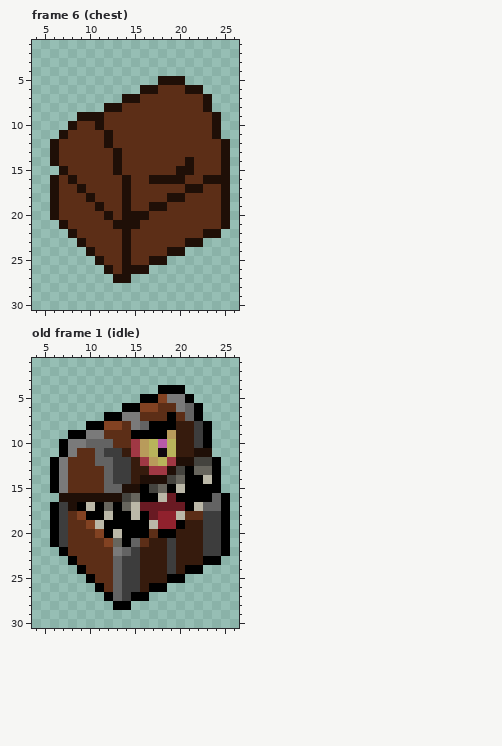
Pixel-art file, stored at aseprite/mimic.aseprite. That is the earlier state.
32x32 pixels, 17 frames. Shown: frame 6 (chest): x 4..26, y 1..30; old frame 1 (idle): x 4..26, y 1..30. The commit also changed other frames, which this record leaves out.
Now the later version:
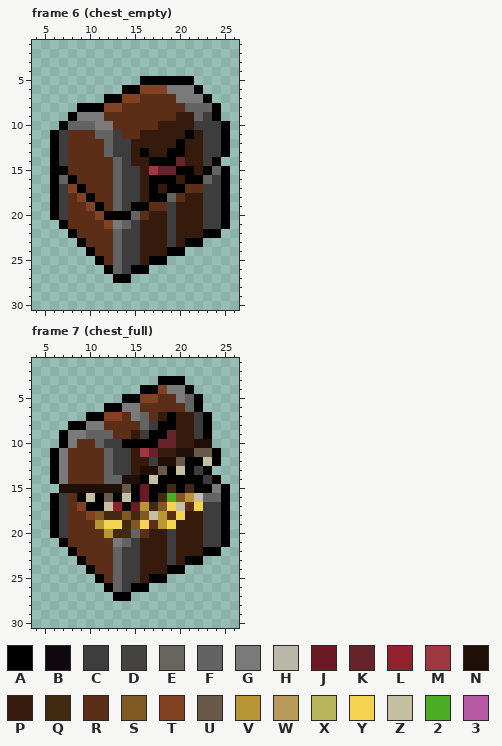
Palette (. is transparent): A #000000  B #10080f  C #3d3d3d  D #44433e  E #67655d  F #636363  G #7a7a7a  H #bbb8a8  J #691a23  K #66232a  L #90212d  M #a03844  N #1f0f07  P #361b0d  Q #412a11  R #5c2e17  S #805922  T #824222  U #695949  V #b89633  W #b89b5b  X #b8b45b  Y #f5d24f  Z #c5c0a1  2 #4bad24  3 #b85ba7
A new or re-ordered frame is compared with the old frame closest to it.
The commit says: mimic and chest animations
Edits made:
frames 17 -> 21
layer "mimic" now shown
layer "treasure" added
layer "teeethu" added
Changed rows in their new state; - is an unchanged pixel.
Frame 6 (chest_empty), layers "mimic", "sketch Copy":
first column x 6:
 5 ----------AAAAAA----
 6 --------AATTTGGGA---
 7 ------AATT----GGGA--
 8 ---AAATT-------FFFA-
 9 --AGGG--------PPFCA-
10 -AFFFGG-----PPPPCCCA
11 AC---FFC--PPPPPAPCCA
12 AC----FCCPPPPPAPPCCA
13 AC----FCCPAPPAAPPCCA
14 AC-----FCPPAAAKPPCA.
15 AA-----FCCPMKKAAPAFA
16 AFA----FCCPAAAPAAFCA
17 ACTA---FCCPAPAARRCCA
18 AC-TA--FCCPAAFRPPCCA
19 AC--TA-FCAARRCPPPCCA
20 AC---TAAAFRPPCPPPCCA
21 -A----TGFCPPPCPPPCCA
22 --A----FCCPPPCPPPAA-
23 ---A---FCCPPPCPAA---
24 ----A--FCCPPPAA-----
25 -----A-FCCPAA-------
26 ------AFCAA---------
27 -------AA-----------
Frame 7 (chest_full) is new; against old frame 1 (idle):
first column x 6:
 3 ------------AAA-----
 4 ----------AATGGA----
 5 --------AATTRR-FA---
 6 ------AAGGRR--R-----
 7 ----AATTR-F-P-PPCA--
 8 --AAGGRR-R-C--------
 9 -AGGFFF--PC--K------
10 ---RR-CCAAAAKK--NN--
11 AGR--RF-CPMKPPNNUUA-
12 -----R----PCNNUAAZ--
13 ----------NNUAZ-CA.-
14 -------FNNAZAAA--C--
15 .NNNNNNNUAJAAQAQ--GA
16 ACRAZAUAZAJ-Q2SVZF--
17 --RTA-ZLAJVQSYZRYCC-
18 ---RTSQQSQSZVRYPP---
19 ----RVYYQSYRVYP-----
20 -----RVQQFRPPC------
21 .A----RGFCP---------
22 -.A----FC--------AA.
23 --.A-----------AA..-
24 ---.A--------AA..---
25 ----.A-----AA..-----
26 -----.A--AA..-------
27 ------.AA..---------
28 -------..-----------
